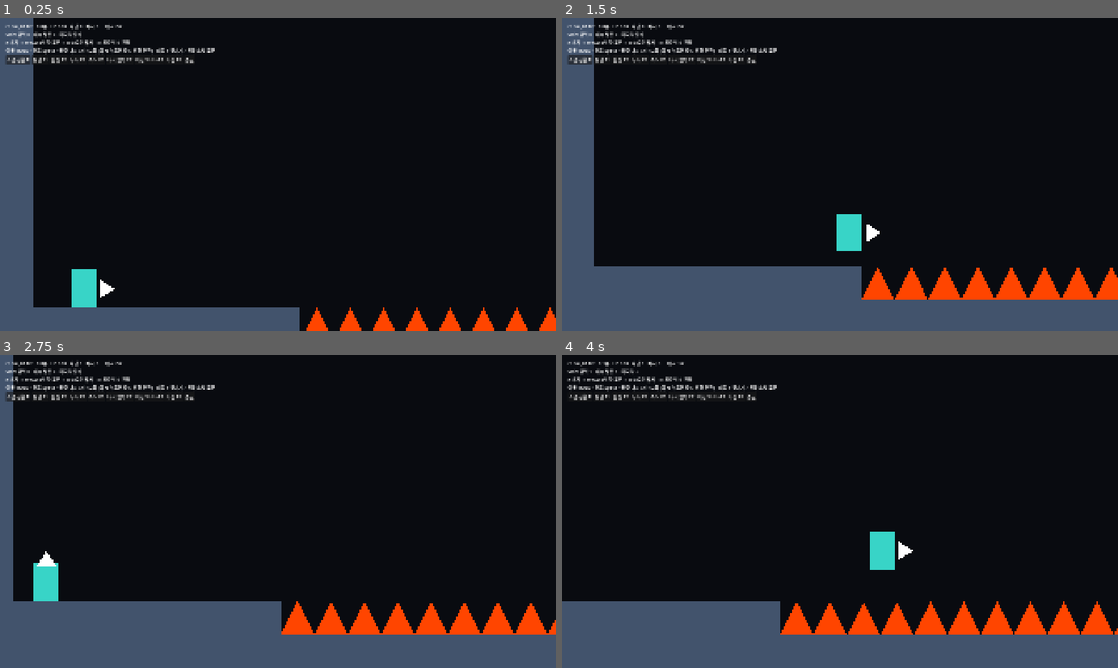
Above: before the commit, frames 1-4 (two rows, left to right).
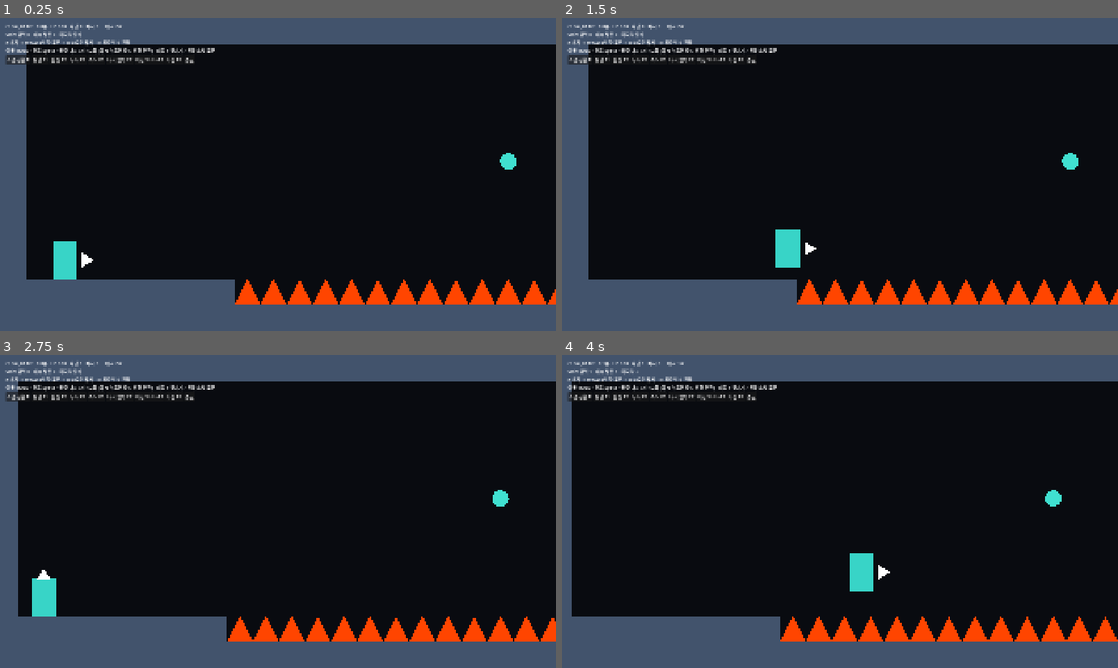
Above: after the commit, the same moments.

Repository: noru358/tt
Game: Godot game, scene res://toys/run/run_toy.tscn
Same seed, same stepped clock (60 frames per second), same inputs: the game is played once before the commit and once after it.
Inputs (mouse positions are in pixels of both pictures, inside the frame that each line leads up to):
- Up to frame 1 (0.25 s): no input
- Up to frame 2 (1.5 s): tap Enter (ui_accept) at 0.5 s; move the mouse to (962, 158) at 0.52 s; hold D (move_right) from 0.53 s (still down); tap J (attack) at 0.6 s; click (962, 158) at 0.67 s; tap Space (jump) at 0.77 s; move the mouse to (728, 190) at 1.27 s; tap S (aim_down) at 1.35 s
- Up to frame 3 (2.75 s): tap Space (jump) at 1.52 s; tap J (attack) at 1.55, 2.3 s; move the mouse to (333, 442) at 2.02 s; release D (move_right) at 2.03 s; hold A (move_left) from 2.03 s (still down); hold W (aim_up) from 2.03 s (still down)
- Up to frame 4 (4 s): move the mouse to (812, 574) at 2.77 s; release A (move_left) at 2.78 s; release W (aim_up) at 2.78 s; hold D (move_right) from 2.78 s (still down); tap J (attack) at 2.85, 3.8 s; click (812, 574) at 2.92 s; tap Space (jump) at 3.02, 3.77 s; move the mouse to (1006, 558) at 3.52 s; tap Shift (dash) at 3.6 s

The runs differ from the first frame. In frame 1, 19% of the frame differs, in the area x 4-100%, y 0-100%; in frame 2, 15%; in frame 3, 15%; in frame 4, 16%.

Commit message:
Restore the wide camera and grow the hero and golem in the world instead
Same on-screen size as the zoomed camera, but the old 800x384 view:
hero hitbox 30x46, golem scale 0.43, golem attack range 265, hero swing 66x56.

Co-Authored-By: Claude Opus 5.5 (1M context) <noreply@anthropic.com>
Claude-Session: https://claude.ai/code/session_017LxjDzct9tGqVeMxDGUx8y

Diff:
--- a/tests/GolemBashToySuite.gd
+++ b/tests/GolemBashToySuite.gd
@@ -55,7 +55,7 @@
 	check(world.tuning.bash_launch_speed == JSON.parse_string(FileAccess.get_file_as_string(OS.get_environment("MOVEMENT_TEST_TUNING"))).bash_launch_speed,"reads approved movement tuning")
 	check(world.golem_spawn.y == world.floor_y and world.arena_size == Vector2(60,12)*32,"arena B marks golem feet on floor")
 	var height: float = world.floor_y-golem.top_y()
-	check(height > 150 and height < 200,"golem about five tiles tall (%.0f px)" % height)
+	check(height > 190 and height < 250,"golem about seven tiles tall (%.0f px)" % height)
 	await _reach_without_bash()
 	await _slam()
 	await _stomp_rock()
--- a/toys/golem_bash/golem_bash_tuning.json
+++ b/toys/golem_bash/golem_bash_tuning.json
@@ -1,7 +1,7 @@
 {
-  "golem_scale": 0.34,
+  "golem_scale": 0.43,
   "golem_walk_speed": 45,
-  "golem_attack_range": 210,
+  "golem_attack_range": 265,
   "golem_attack_interval": 1.6,
   "telegraph_time": 0.6,
   "fist_bash_window": 1.2,
@@ -25,8 +25,8 @@
   "weak_open_after_bash": 2.0,
   "weak_radius": 34,
   "kneel_drop": 160,
-  "attack_reach": 52,
-  "attack_height": 44,
+  "attack_reach": 66,
+  "attack_height": 56,
   "attack_active": 0.1,
   "attack_cooldown": 0.28,
   "pogo_velocity": 280,
--- a/toys/movement/movement_tuning.json
+++ b/toys/movement/movement_tuning.json
@@ -14,8 +14,8 @@
   "moving_orb_range": 4,
   "turret_interval": 1.4,
   "projectile_speed": 260,
-  "player_width": 24,
-  "player_height": 36,
+  "player_width": 30,
+  "player_height": 46,
   "move_speed": 230,
   "jump_velocity": 450,
   "gravity": 1200,
@@ -31,8 +31,8 @@
   "projectile_lifetime": 10,
   "respawn_fade": 0.3,
   "camera_smoothing": 7,
-  "camera_view_width": 624,
-  "camera_view_height": 300,
+  "camera_view_width": 800,
+  "camera_view_height": 384,
   "platform_thickness": 6,
   "slow_speed": 0.5,
   "dash_distance": 130,
Not shown, changed: HANDOFF.md
Not shown, changed: docs/plan/DIRECTION.md
Not shown, changed: docs/plan/HERO_SPEC.md
